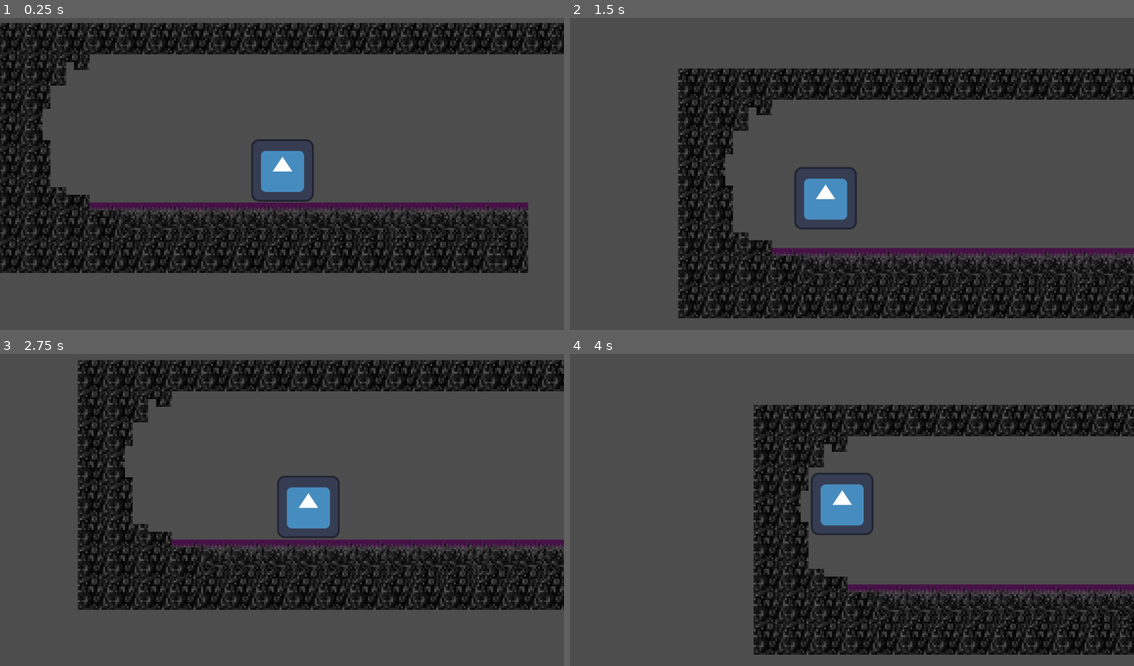
Above: before the commit, frames 1-4 (two rows, left to right).
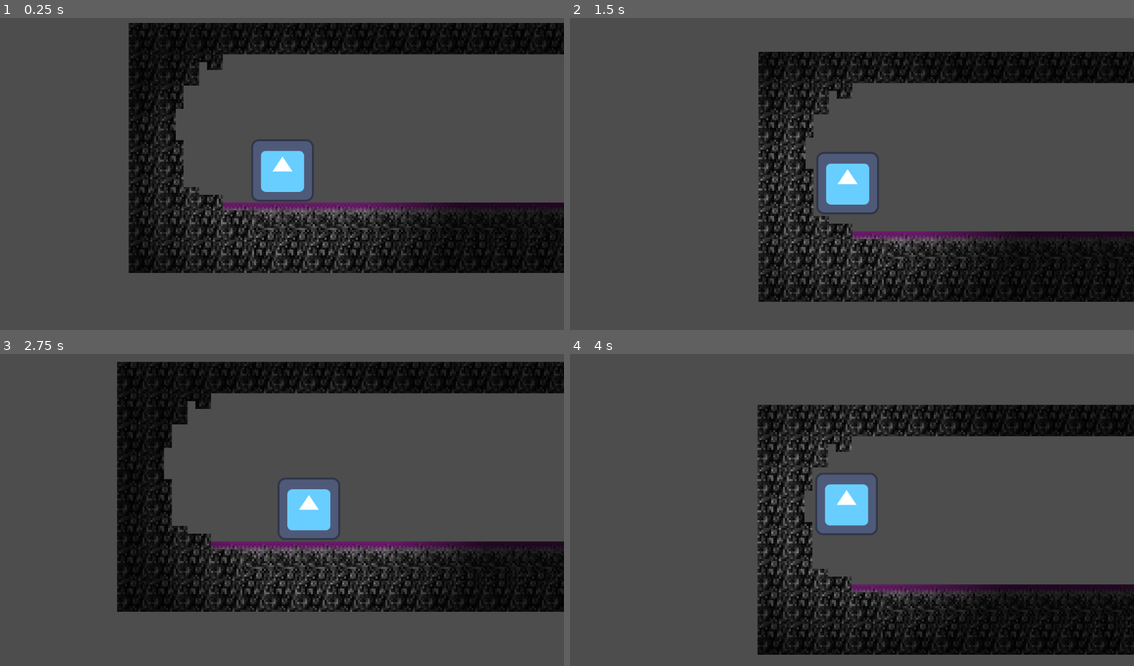
Above: after the commit, the same moments.

Repository: britishgumballmachine/sigmer-males
Game: Godot game, scene res://scenes/main_scene.tscn
The game is run twice, just before and just after one commit, with the same random seed, the same clock (stepped at 60 frames per second) and the same inputs. The engine's default icon, where the game draws it, is replaced by a stand-in: a white triangle on a blue panel in a dark square.
Inputs:
- Up to frame 1 (0.25 s): no input
- Up to frame 2 (1.5 s): hold Left (right) from 0.53 s (still down); tap Up (up) at 0.77 s
- Up to frame 3 (2.75 s): tap Up (up) at 1.52 s; release Left (right) at 2.03 s; hold Right (left) from 2.03 s (still down)
- Up to frame 4 (4 s): release Right (left) at 2.78 s; hold Left (right) from 2.78 s (still down); tap Up (up) at 3.02, 3.77 s

The runs differ from the first frame. In frame 1, 27% of the frame differs, in the area x 0-100%, y 1-82%; in frame 2, 33%, in the area x 19-100%, y 10-97%; in frame 3, 22%; in frame 4, 13%.

Commit message:
Update main_scene.tscn

Diff:
--- a/scenes/main_scene.tscn
+++ b/scenes/main_scene.tscn
@@ -6,6 +6,7 @@
 [ext_resource type="Texture2D" uid="uid://cc831pxcrejja" path="res://assets/pixil-frame-0_6.png" id="2_18nlu"]
 [ext_resource type="Texture2D" uid="uid://c8nu1l6wu5ing" path="res://assets/pixil-frame-0_7.png" id="3_c1pb6"]
 [ext_resource type="Texture2D" uid="uid://d0x0yahiwrbdx" path="res://assets/jafdsi.png" id="3_pu3yx"]
+[ext_resource type="Texture2D" uid="uid://b3st1da85xi47" path="res://assets/pixil-frame-0_8.png" id="4_18nlu"]
 [ext_resource type="Texture2D" uid="uid://d3tf4wdd6cmmo" path="res://assets/ajfdsio.png" id="4_gubc5"]
 
 [sub_resource type="TileSetAtlasSource" id="TileSetAtlasSource_6wevv"]
@@ -1045,10 +1046,158 @@
 0:1/0 = 0
 1:1/0 = 0
 
+[sub_resource type="TileSetAtlasSource" id="TileSetAtlasSource_c1pb6"]
+texture = ExtResource("4_18nlu")
+0:0/0 = 0
+1:0/0 = 0
+2:0/0 = 0
+3:0/0 = 0
+4:0/0 = 0
+5:0/0 = 0
+6:0/0 = 0
+7:0/0 = 0
+8:0/0 = 0
+9:0/0 = 0
+10:0/0 = 0
+11:0/0 = 0
+0:1/0 = 0
+1:1/0 = 0
+2:1/0 = 0
+3:1/0 = 0
+4:1/0 = 0
+5:1/0 = 0
+6:1/0 = 0
+7:1/0 = 0
+8:1/0 = 0
+9:1/0 = 0
+10:1/0 = 0
+11:1/0 = 0
+0:2/0 = 0
+1:2/0 = 0
+2:2/0 = 0
+3:2/0 = 0
+4:2/0 = 0
+5:2/0 = 0
+6:2/0 = 0
+7:2/0 = 0
+8:2/0 = 0
+9:2/0 = 0
+10:2/0 = 0
+11:2/0 = 0
+0:3/0 = 0
+1:3/0 = 0
+2:3/0 = 0
+3:3/0 = 0
+4:3/0 = 0
+5:3/0 = 0
+6:3/0 = 0
+7:3/0 = 0
+8:3/0 = 0
+9:3/0 = 0
+10:3/0 = 0
+11:3/0 = 0
+0:4/0 = 0
+1:4/0 = 0
+2:4/0 = 0
+3:4/0 = 0
+4:4/0 = 0
+5:4/0 = 0
+6:4/0 = 0
+7:4/0 = 0
+8:4/0 = 0
+9:4/0 = 0
+10:4/0 = 0
+11:4/0 = 0
+0:5/0 = 0
+1:5/0 = 0
+2:5/0 = 0
+3:5/0 = 0
+4:5/0 = 0
+5:5/0 = 0
+6:5/0 = 0
+7:5/0 = 0
+8:5/0 = 0
+9:5/0 = 0
+10:5/0 = 0
+11:5/0 = 0
+0:6/0 = 0
+1:6/0 = 0
+2:6/0 = 0
+3:6/0 = 0
+4:6/0 = 0
+5:6/0 = 0
+6:6/0 = 0
+7:6/0 = 0
+8:6/0 = 0
+9:6/0 = 0
+10:6/0 = 0
+11:6/0 = 0
+0:7/0 = 0
+1:7/0 = 0
+2:7/0 = 0
+3:7/0 = 0
+4:7/0 = 0
+5:7/0 = 0
+6:7/0 = 0
+7:7/0 = 0
+8:7/0 = 0
+9:7/0 = 0
+10:7/0 = 0
+11:7/0 = 0
+0:8/0 = 0
+1:8/0 = 0
+2:8/0 = 0
+3:8/0 = 0
+4:8/0 = 0
+5:8/0 = 0
+6:8/0 = 0
+7:8/0 = 0
+8:8/0 = 0
+9:8/0 = 0
+10:8/0 = 0
+11:8/0 = 0
+0:9/0 = 0
+1:9/0 = 0
+2:9/0 = 0
+3:9/0 = 0
+4:9/0 = 0
+5:9/0 = 0
+6:9/0 = 0
+7:9/0 = 0
+8:9/0 = 0
+9:9/0 = 0
+10:9/0 = 0
+11:9/0 = 0
+0:10/0 = 0
+1:10/0 = 0
+2:10/0 = 0
+3:10/0 = 0
+4:10/0 = 0
+5:10/0 = 0
+6:10/0 = 0
+7:10/0 = 0
+8:10/0 = 0
+9:10/0 = 0
+10:10/0 = 0
+11:10/0 = 0
+0:11/0 = 0
+1:11/0 = 0
+2:11/0 = 0
+3:11/0 = 0
+4:11/0 = 0
+5:11/0 = 0
+6:11/0 = 0
+7:11/0 = 0
+8:11/0 = 0
+9:11/0 = 0
+10:11/0 = 0
+11:11/0 = 0
+
 [sub_resource type="TileSet" id="TileSet_4w45t"]
 sources/0 = SubResource("TileSetAtlasSource_6wevv")
 sources/1 = SubResource("TileSetAtlasSource_e1cbu")
 sources/2 = SubResource("TileSetAtlasSource_mngbo")
+sources/3 = SubResource("TileSetAtlasSource_c1pb6")
 
 [sub_resource type="TileSetAtlasSource" id="TileSetAtlasSource_rt2n2"]
 texture = ExtResource("3_pu3yx")
@@ -1184,6 +1333,16 @@
 "speed": 5.0
 }]
 
+[sub_resource type="Gradient" id="Gradient_6wevv"]
+offsets = PackedFloat32Array(0, 0.467532, 1)
+colors = PackedColorArray(1, 1, 1, 1, 1, 1, 1, 1, 0, 0, 0, 1)
+
+[sub_resource type="GradientTexture2D" id="GradientTexture2D_e1cbu"]
+gradient = SubResource("Gradient_6wevv")
+fill = 1
+fill_from = Vector2(0.509174, 0.525229)
+fill_to = Vector2(0.587156, 1)
+
 [node name="Main Scene" type="Node2D"]
 texture_filter = 1
 
@@ -1196,7 +1355,7 @@
 tile_set = SubResource("TileSet_7ykc4")
 
 [node name="CharacterBody2D" type="CharacterBody2D" parent="."]
-position = Vector2(70, 70)
+position = Vector2(-202, 70)
 script = ExtResource("1_pw63i")
 
 [node name="CollisionShape2D" type="CollisionShape2D" parent="CharacterBody2D"]
@@ -1212,4 +1371,10 @@
 position_smoothing_enabled = true
 
 [node name="PointLight2D" type="PointLight2D" parent="CharacterBody2D"]
-position = Vector2(-70, -70)
+position = Vector2(6.57141e-06, -1)
+scale = Vector2(0.801686, 0.701329)
+texture = SubResource("GradientTexture2D_e1cbu")
+texture_scale = 14.81
+
+[node name="CanvasModulate" type="CanvasModulate" parent="CharacterBody2D"]
+color = Color(0.47, 0.47, 0.47, 1)
Not shown: 1 places in scenes/main_scene.tscn that only renumber resources
